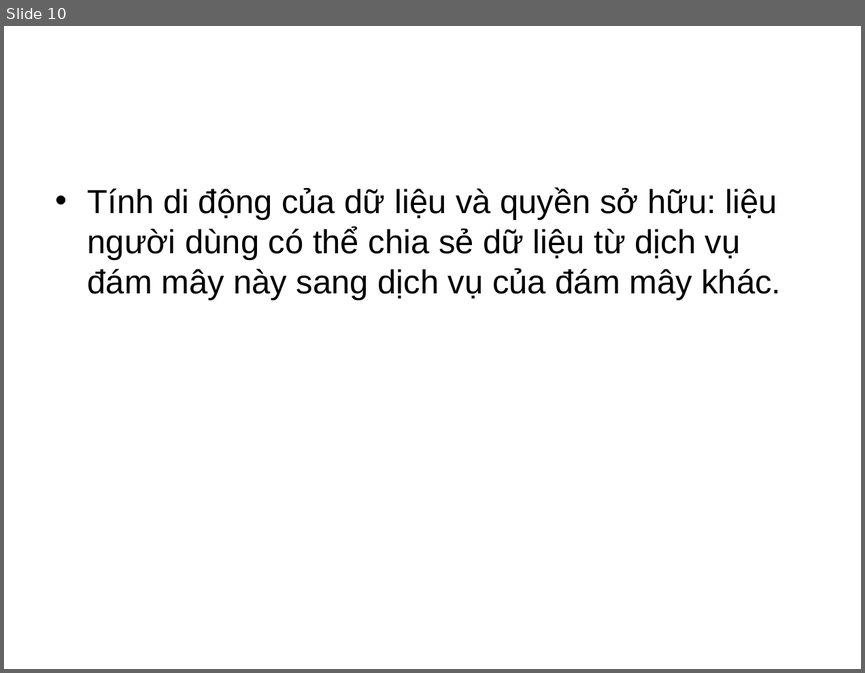
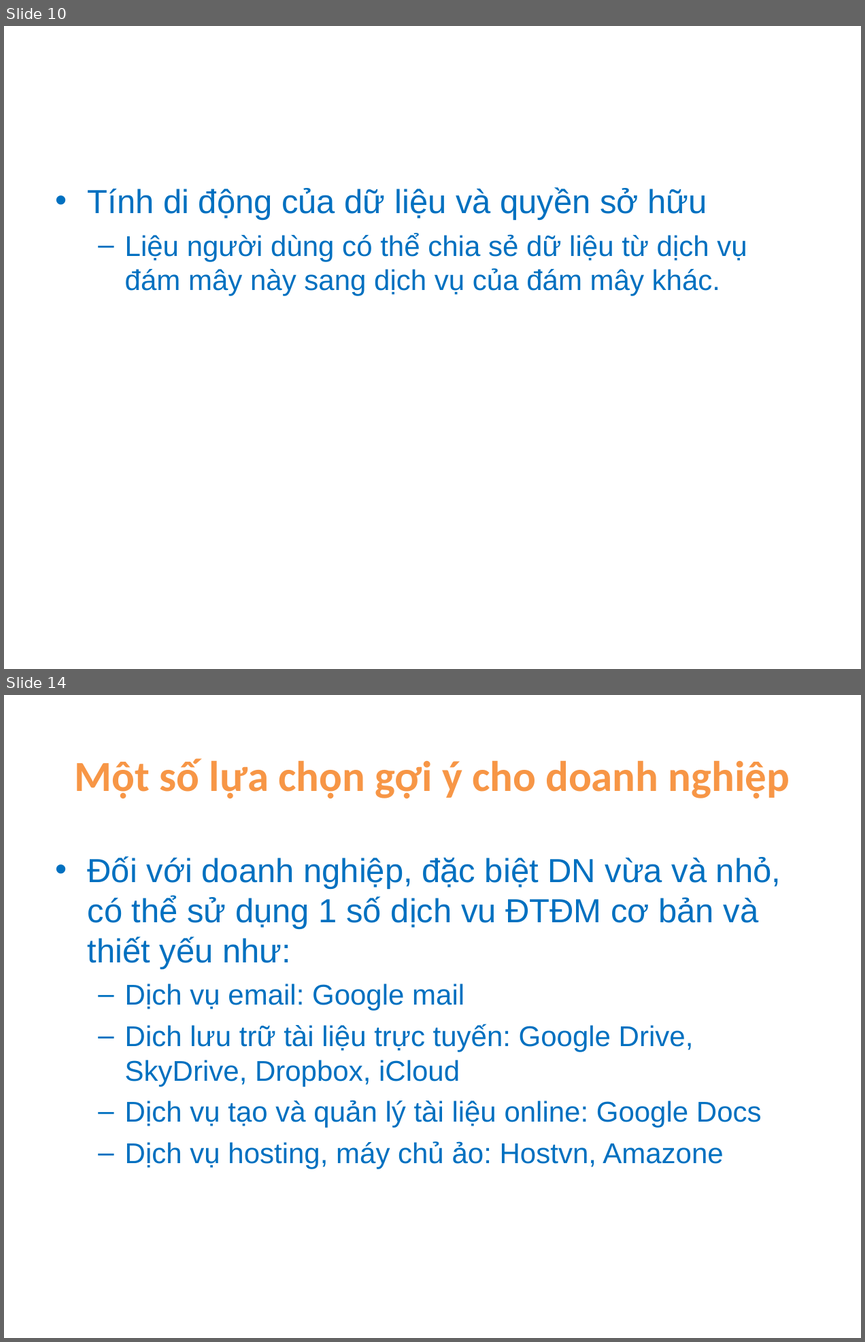
Before and after one commit to ndlongit/longnd-data, a slide deck: Temp/Bai tap ky nang - NDL.ppt. Shown one above the other, each under a label of ours: slide 10 before the commit, slides 10 and 14 after it; the slides between them are not shown. The pictures are 865x673 and 865x1342 pixels, drawn with LibreOffice and Linux fonts; fonts in the diff are those of the drawing. Boxes give left, top, right and bottom in pixels: in the first picture for what was removed or moved away, otherwise in the second. Text is boxed around its words. In the diff, an @@ line names an element or a change of style, - is before the commit and + after.

```diff
--- a/Temp/Bai tap ky nang - NDL.ppt
+++ b/Temp/Bai tap ky nang - NDL.ppt
@@ slide 14 added at box(4, 695, 861, 1338), background #FFFFFF @@
@@ title added at box(75, 758, 789, 798), 36 pt, text #F79646, bold @@
+Một số lựa chọn gợi ý cho doanh nghiệp
@@ text added at box(88, 856, 781, 1169), 24 pt, text #0070C0 @@
+• Đối với doanh nghiệp, đặc biệt DN vừa và nhỏ, có thể sử dụng 1 số dịch vu ĐTĐM cơ bản và thiết yếu như:
+  – Dịch vụ email: Google mail
+  – Dich lưu trữ tài liệu trực tuyến: Google Drive, SkyDrive, Dropbox, iCloud
+  – Dịch vụ tạo và quản lý tài liệu online: Google Docs
+  – Dịch vụ hosting, máy chủ ảo: Hostvn, Amazone
@@ slide 10 changed as well @@
@@ text at box(88, 187, 747, 295): text changed; size 28 to 24 pt; text colour #000000 to #0070C0 @@
-• Tính di động của dữ liệu và quyền sở hữu: liệu người dùng có thể chia sẻ dữ liệu từ dịch vụ đám mây này sang dịch vụ của đám mây khác.
+• Tính di động của dữ liệu và quyền sở hữu
+  – Liệu người dùng có thể chia sẻ dữ liệu từ dịch vụ đám mây này sang dịch vụ của đám mây khác.
```
Also in this commit, not shown: 8 other slides changed, 5 other slides added, 1 slide removed.
